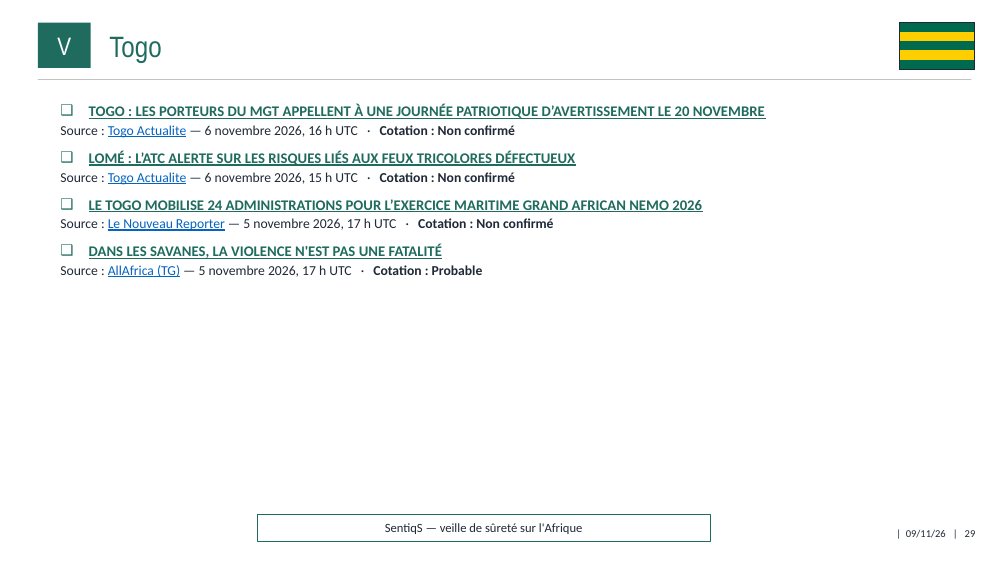
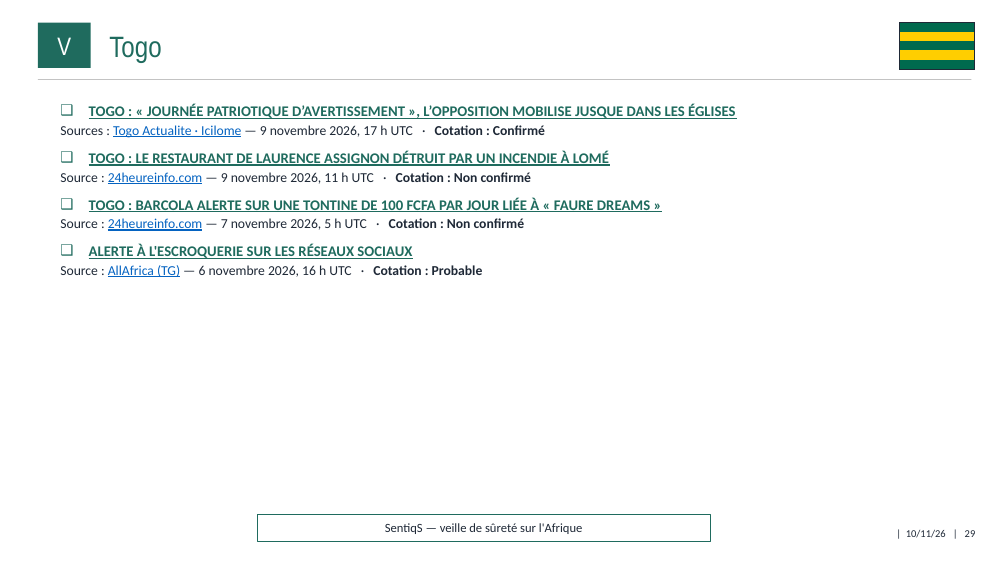
Before and after one commit to ytl1-ops/SentiqS, a slide deck: slide 29 of web/rapports/mensuel/2026-11.pptx. Drawn at 1008x567 pixels with LibreOffice and Linux fonts; fonts in the diff are those of the drawing. Boxes give left, top, right and bottom in pixels: in the first picture for what was removed or moved away, otherwise in the second. Text is boxed around its words. In the diff, an @@ line names an element or a change of style, - is before the commit and + after.

```diff
--- a/web/rapports/mensuel/2026-11.pptx
+++ b/web/rapports/mensuel/2026-11.pptx
@@ text at (60, 104, 735, 277): text changed; size 14 to 13 pt @@
-❑ TOGO : LES PORTEURS DU MGT APPELLENT À UNE JOURNÉE PATRIOTIQUE D’AVERTISSEMENT LE 20 NOVEMBRE
-  ▪ Source : Togo Actualite — 6 novembre 2026, 16 h UTC · Cotation : Non confirmé
-❑ LOMÉ : L’ATC ALERTE SUR LES RISQUES LIÉS AUX FEUX TRICOLORES DÉFECTUEUX
-  ▪ Source : Togo Actualite — 6 novembre 2026, 15 h UTC · Cotation : Non confirmé
-❑ LE TOGO MOBILISE 24 ADMINISTRATIONS POUR L’EXERCICE MARITIME GRAND AFRICAN NEMO 2026
-  ▪ Source : Le Nouveau Reporter — 5 novembre 2026, 17 h UTC · Cotation : Non confirmé
-❑ DANS LES SAVANES, LA VIOLENCE N'EST PAS UNE FATALITÉ
-  ▪ Source : AllAfrica (TG) — 5 novembre 2026, 17 h UTC · Cotation : Probable
+❑ TOGO : « JOURNÉE PATRIOTIQUE D’AVERTISSEMENT », L’OPPOSITION MOBILISE JUSQUE DANS LES ÉGLISES
+  ▪ Sources : Togo Actualite · Icilome — 9 novembre 2026, 17 h UTC · Cotation : Confirmé
+❑ TOGO : LE RESTAURANT DE LAURENCE ASSIGNON DÉTRUIT PAR UN INCENDIE À LOMÉ
+  ▪ Source : 24heureinfo.com — 9 novembre 2026, 11 h UTC · Cotation : Non confirmé
+❑ TOGO : BARCOLA ALERTE SUR UNE TONTINE DE 100 FCFA PAR JOUR LIÉE À « FAURE DREAMS »
+  ▪ Source : 24heureinfo.com — 7 novembre 2026, 5 h UTC · Cotation : Non confirmé
+❑ ALERTE À L'ESCROQUERIE SUR LES RÉSEAUX SOCIAUX
+  ▪ Source : AllAfrica (TG) — 6 novembre 2026, 16 h UTC · Cotation : Probable
@@ text at (906, 530, 976, 538): text changed @@
-| 09/11/26 | 29
+| 10/11/26 | 29
```
Also in this commit, not shown: 39 other slides changed, 1 slide added, 1 slide removed, 9 other files.
